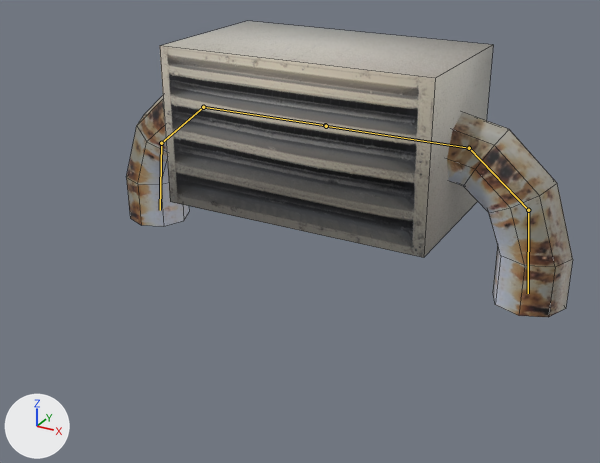
An edit to the FBX model Assets/Enemy/Art/ChargeEnemy.fbx, drawn before and after from the same camera.
Both versions are drawn from a camera (50 mm lens) standing at (2.62, -5.15, 2.71) and looking at (0.05, -0.47, 0.37). The lights are fixed; the arrows at lower left show +X, +Y and +Z. The first picture is the older version. Both versions are drawn at frame 1 of the action 'Armature|Charge'; the numbers are the values there. The bones that change, and the others that lie on the model, are drawn over the model as lines. Mesh edges are drawn as thin lines.

The first picture shows 'Body', 'Pipe'.
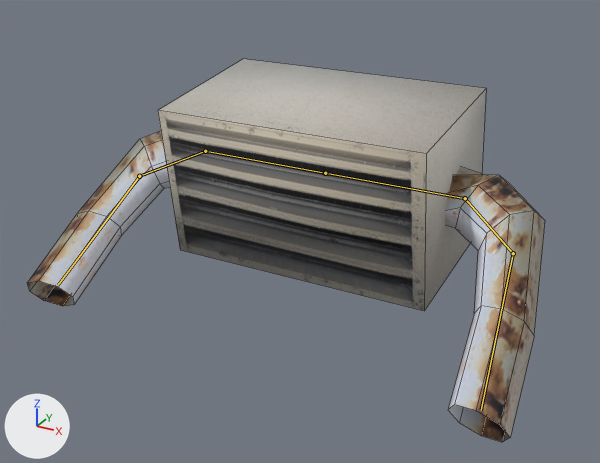
Edits to the bpy script that builds the scene:
```text
Change bone_base_r:
    where bone_base_r = bpy.data.objects['Armature'].pose.bones['Base.R']
    bone_base_r.location: (0.0, 0.0, 0.0) -> (0.358, 0.0, 0.0)
    bone_base_r.rotation_quaternion: (1.0, 0.0, 0.0, 0.0) -> (0.998, 0.0, -0.067, 0.0)  # degrees (0, 0, 0) -> degrees (0, -8, 0)
Change bone_mid_r:
    where bone_mid_r = bpy.data.objects['Armature'].pose.bones['Mid.R']  # child of 'Base.R'
    bone_mid_r.rotation_quaternion: (1.0, 0.0, 0.0, 0.0) -> (0.839, -0.346, 0.42, 0.0)  # degrees (0, 0, 0) -> degrees (-55, 45, -24)
Change bone_end_r:
    where bone_end_r = bpy.data.objects['Armature'].pose.bones['End.R']  # child of 'Mid.R'
    bone_end_r.rotation_quaternion: (1.0, 0.0, 0.0, 0.0) -> (1.0, 0.012, -0.01, -0.007)  # degrees (0, 0, 0) -> degrees (1, -1, -1)
    bone_end_r.scale: (1.0, 1.0, 1.0) -> (0.74, 1.79, 0.73)
Change bone_base_l:
    where bone_base_l = bpy.data.objects['Armature'].pose.bones['Base.L']
    bone_base_l.location: (0.0, 0.0, 0.0) -> (0.358, 0.0, 0.0)
    bone_base_l.rotation_quaternion: (1.0, 0.0, 0.0, 0.0) -> (0.998, 0.0, 0.067, 0.0)  # degrees (0, 0, 0) -> degrees (0, 8, 0)
Change bone_mid_l:
    where bone_mid_l = bpy.data.objects['Armature'].pose.bones['Mid.L']  # child of 'Base.L'
    bone_mid_l.rotation_quaternion: (1.0, 0.0, 0.0, 0.0) -> (0.839, -0.346, -0.42, 0.0)  # degrees (0, 0, 0) -> degrees (-55, -45, 24)
Change bone_end_l:
    where bone_end_l = bpy.data.objects['Armature'].pose.bones['End.L']  # child of 'Mid.L'
    bone_end_l.rotation_quaternion: (1.0, 0.0, 0.0, 0.0) -> (1.0, 0.014, -0.007, -0.007)  # degrees (0, 0, 0) -> degrees (2, -1, -1)
    bone_end_l.scale: (1.0, 1.0, 1.0) -> (0.74, 1.78, 0.73)
```

Where the change shows, as pixel boxes (x1, y1, x2, y2) in the pictures (600 x 463 px):
'Body', posed (6% taller)
    before: (160, 21, 493, 258)
    after: (158, 59, 486, 311)
'Pipe', posed (16% wider, 41% taller)
    before: (126, 96, 573, 317)
    after: (27, 131, 545, 442)
bone 'Base.R', root to tip
    before: (325, 125) to (203, 107)
    after: (325, 173) to (205, 151)
bone 'Mid.R', root to tip
    before: (203, 107) to (161, 143)
    after: (205, 151) to (139, 176)
bone 'End.R', root to tip
    before: (161, 143) to (160, 210)
    after: (139, 176) to (58, 285)
bone 'Base.L', root to tip
    before: (326, 126) to (469, 148)
    after: (325, 173) to (465, 198)
bone 'Mid.L', root to tip
    before: (469, 148) to (528, 210)
    after: (465, 198) to (513, 253)
bone 'End.L', root to tip
    before: (528, 210) to (528, 293)
    after: (513, 253) to (481, 410)
